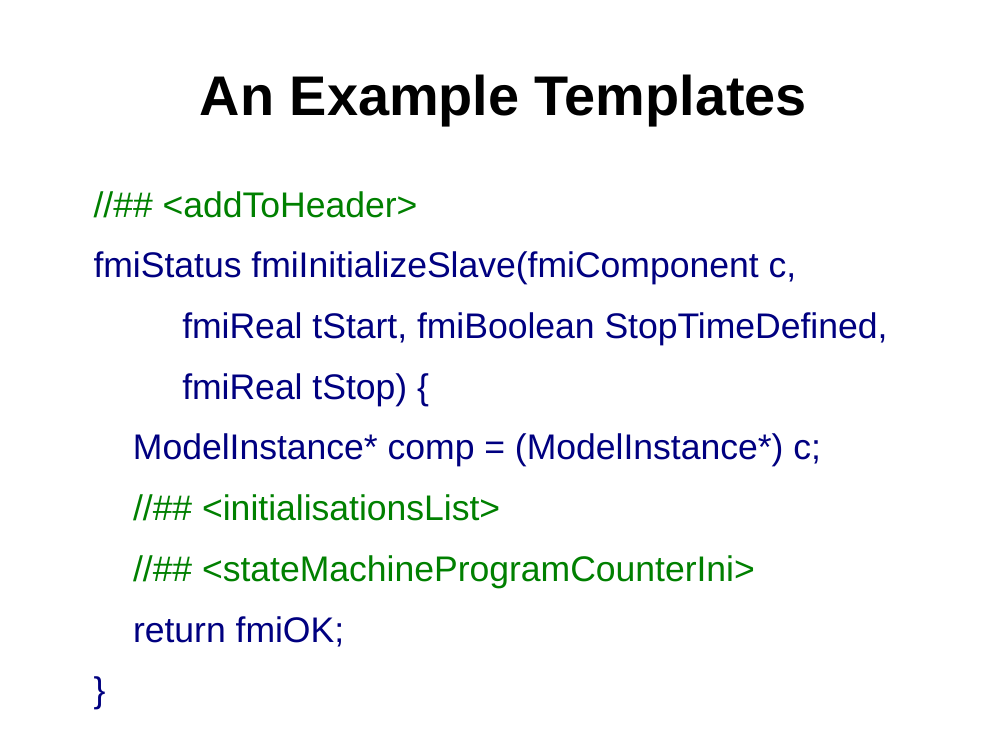
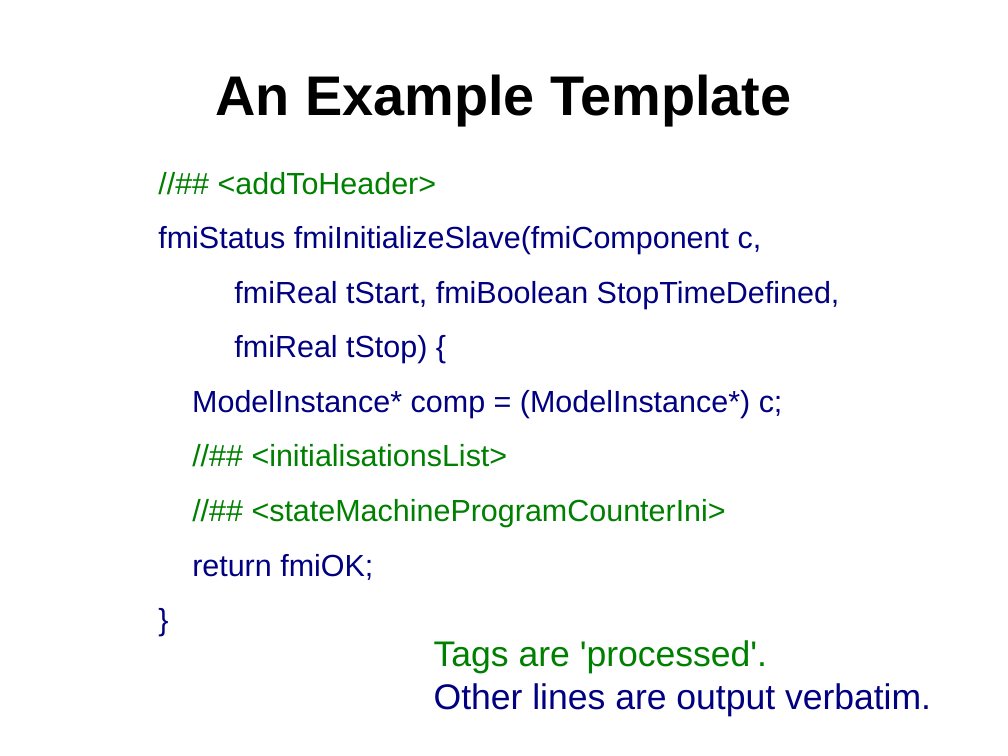
Before and after one commit to weetmuts/rodin-b-sharp-iUML_B_Utils, a slide deck: slide 11 of work/store/Writing/InterfaceTemplatesPaper(acceptedABZ2014)/presentation/templates.odp. Drawn at 1008x756 pixels with LibreOffice and Linux fonts; fonts in the diff are those of the drawing. Boxes give left, top, right and bottom in pixels: in the first picture for what was removed or moved away, otherwise in the second. Text is boxed around its words. In the diff, an @@ line names an element or a change of style, - is before the commit and + after.

```diff
--- a/work/store/Writing/InterfaceTemplatesPaper(acceptedABZ2014)/presentation/templates.odp
+++ b/work/store/Writing/InterfaceTemplatesPaper(acceptedABZ2014)/presentation/templates.odp
@@ title at [215, 74, 791, 125]: text changed @@
-An Example Templates
+An Example Template
@@ text "//## <addToHeader>": place and size @@
-text "//## <addToHeader>" at [94, 191, 888, 647]
+text "//## <addToHeader>" at [158, 172, 840, 580]
@@ text "//## <addToHeader>" at [158, 172, 840, 580]: size 28 to 24 pt @@
@@ text added at [434, 640, 931, 716], 28 pt, text #000080 @@
+Tags are 'processed'.
+Other lines are output verbatim.
```
Also in this commit, not shown: 3 other slides changed, 1 slide added, 1 slide removed, 6 other files.
